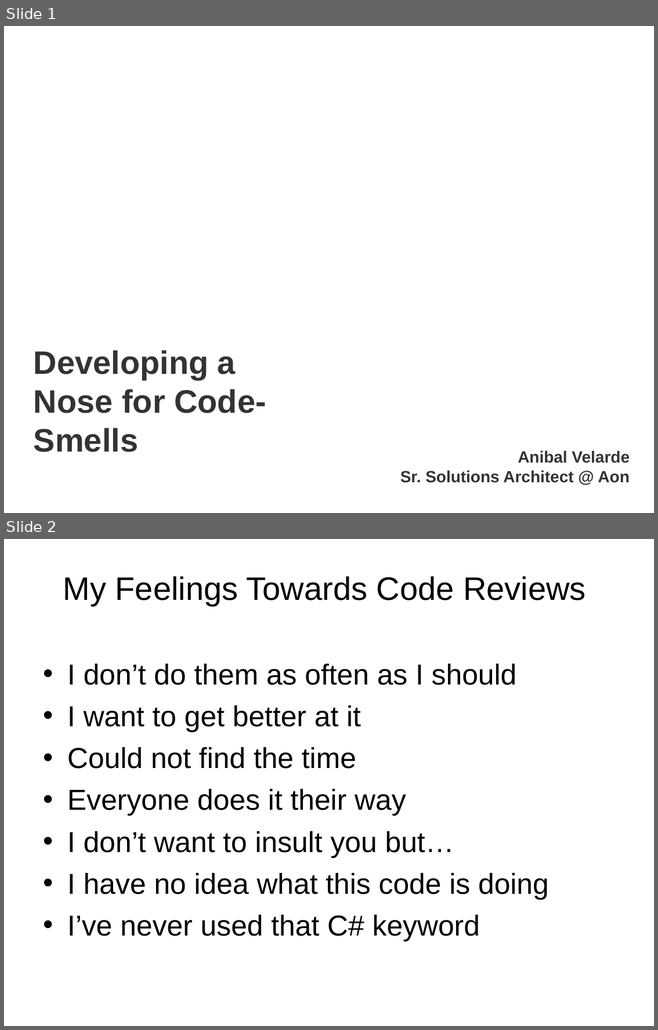
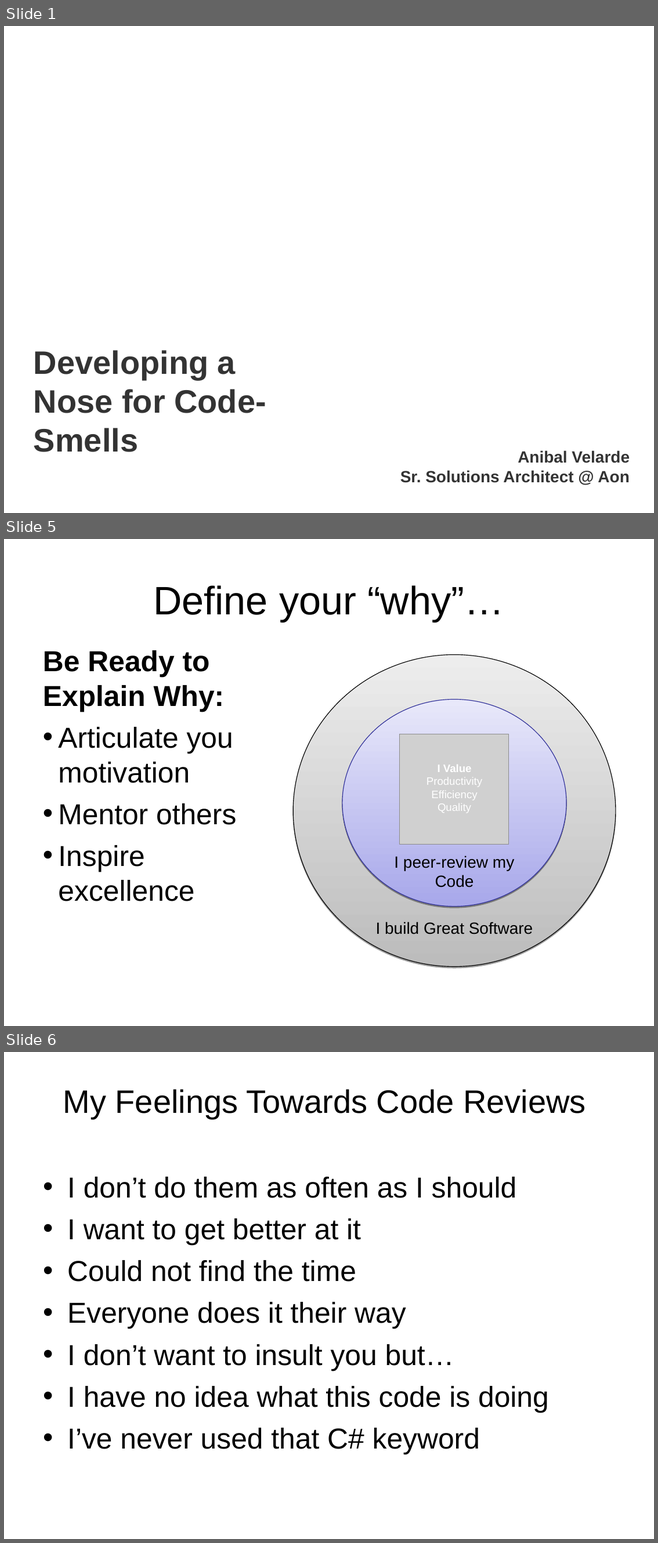
Before and after one commit to anibalvelarde/CodeSmells, a slide deck: DevelopingANoseForCodeSmells.ppt. Shown one above the other, each under a label of ours: slides 1 and 2 before the commit, slides 1, 5 and 6 after it; the slides between them are not shown. The pictures are 658x1030 and 658x1543 pixels, drawn with LibreOffice and Linux fonts; fonts in the diff are those of the drawing; grey boxes stand for pictures; background and template pictures are left out. Boxes give left, top, right and bottom in pixels: in the first picture for what was removed or moved away, otherwise in the second. Text is boxed around its words. In the diff, an @@ line names an element or a change of style, - is before the commit and + after.

```diff
--- a/DevelopingANoseForCodeSmells.ppt
+++ b/DevelopingANoseForCodeSmells.ppt
@@ slide 5 added at [4,539,654,1026], background picture (left out) @@
@@ title added at [153,585,504,622], 44 pt, text #000000 @@
+Define your “why”…
@@ text added at [43,650,236,901], 32 pt, text #000000 @@
+Be Ready to Explain Why:
+• Articulate you motivation
+• Mentor others
+• Inspire excellence
@@ ellipse added at [293,654,615,966], fill gradient #BCBCBC to #EDEDED, outline #000000 0.74 pt, 18 pt, text #000000 @@
+I build Great Software
@@ ellipse added at [342,700,566,907], fill gradient #A8A8EA to #E8E8FA, outline #2F2F98 0.74 pt, 18 pt, text #000000 @@
+I peer-review my Code
@@ picture added at [400,734,509,844] @@
@@ text added at [426,762,482,813], 12 pt, text #FFFFFF @@
+I Value
+Productivity Efficiency Quality
@@ what was slide 2 is now slide 6 @@
```
Also in this commit, not shown: 4 slides changed, 14 other slides added, 7 other files.
